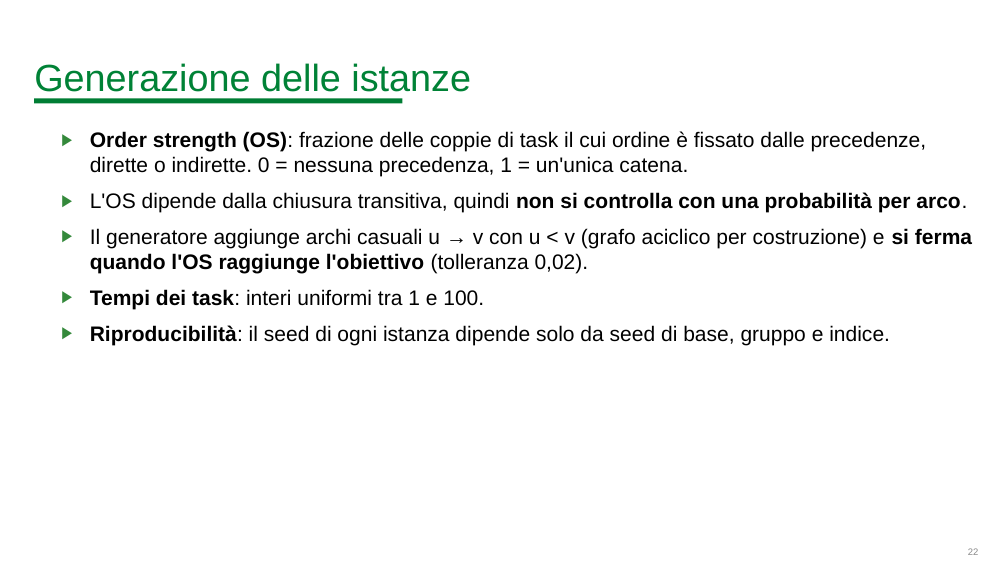
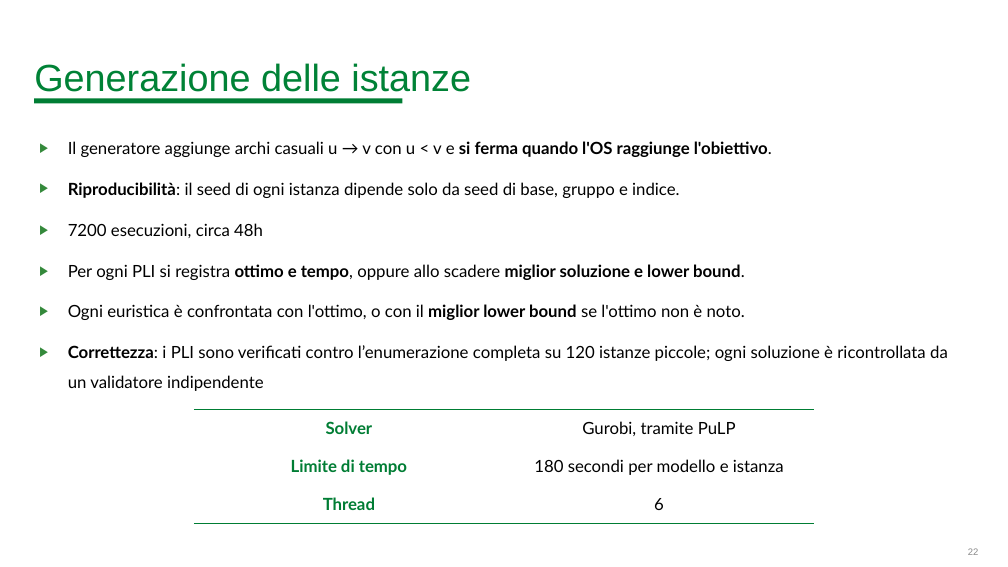
Before and after one commit to BitSquish/Assembly-Line-Balancing, a slide deck: slide 22 of slides/Assembly Line Balancing Problem.pptx. Drawn at 1008x567 pixels with LibreOffice and Linux fonts; fonts in the diff are those of the drawing; background and template pictures are left out. Boxes give left, top, right and bottom in pixels: in the first picture for what was removed or moved away, otherwise in the second. Text is boxed around its words. In the diff, an @@ line names an element or a change of style, - is before the commit and + after.

```diff
--- a/slides/Assembly Line Balancing Problem.pptx
+++ b/slides/Assembly Line Balancing Problem.pptx
@@ text "Il generatore aggiunge archi casuali ...": place and size @@
-text "Il generatore aggiunge archi casuali ..." at [90,131,972,345]
+text "Il generatore aggiunge archi casuali ..." at [68,141,772,198]
@@ text at [68,141,772,157]: text changed; size 20 to 16 pt; font Arial to Lato @@
-▶ Order strength (OS): frazione delle coppie di task il cui ordine è fissato dalle precedenze, dirette o indirette. 0 = nessuna precedenza, 1 = un'unica catena.
-▶ L'OS dipende dalla chiusura transitiva, quindi non si controlla con una probabilità per arco.
-▶ Il generatore aggiunge archi casuali u → v con u < v (grafo aciclico per costruzione) e si ferma quando l'OS raggiunge l'obiettivo (tolleranza 0,02).
-▶ Tempi dei task: interi uniformi tra 1 e 100.
+▶ Il generatore aggiunge archi casuali u → v con u < v e si ferma quando l'OS raggiunge l'obiettivo.
@@ text at [68,182,679,198]: size 20 to 16 pt, font Arial to Lato in "Riproducibilità: il seed di ogni istanza dipende ..."; line spacing 1 to 1.5 @@
@@ text added at [68,223,948,391], 16 pt, text #000000 @@
+▶ 7200 esecuzioni, circa 48h
+▶ Per ogni PLI si registra ottimo e tempo, oppure allo scadere miglior soluzione e lower bound.
+▶ Ogni euristica è confrontata con l'ottimo, o con il miglior lower bound se l'ottimo non è noto.
+▶ Correttezza: i PLI sono verificati contro l’enumerazione completa su 120 istanze piccole; ogni soluzione è ricontrollata da un validatore indipendente
@@ table added at [194,409,814,523], 3 rows, 2 columns @@
+Solver | Gurobi, tramite PuLP
+Limite di tempo | 180 secondi per modello e istanza
+Thread | 6
```
Also in this commit, not shown: 15 other slides changed, 12 slides added, 9 slides removed, 1 other file.
